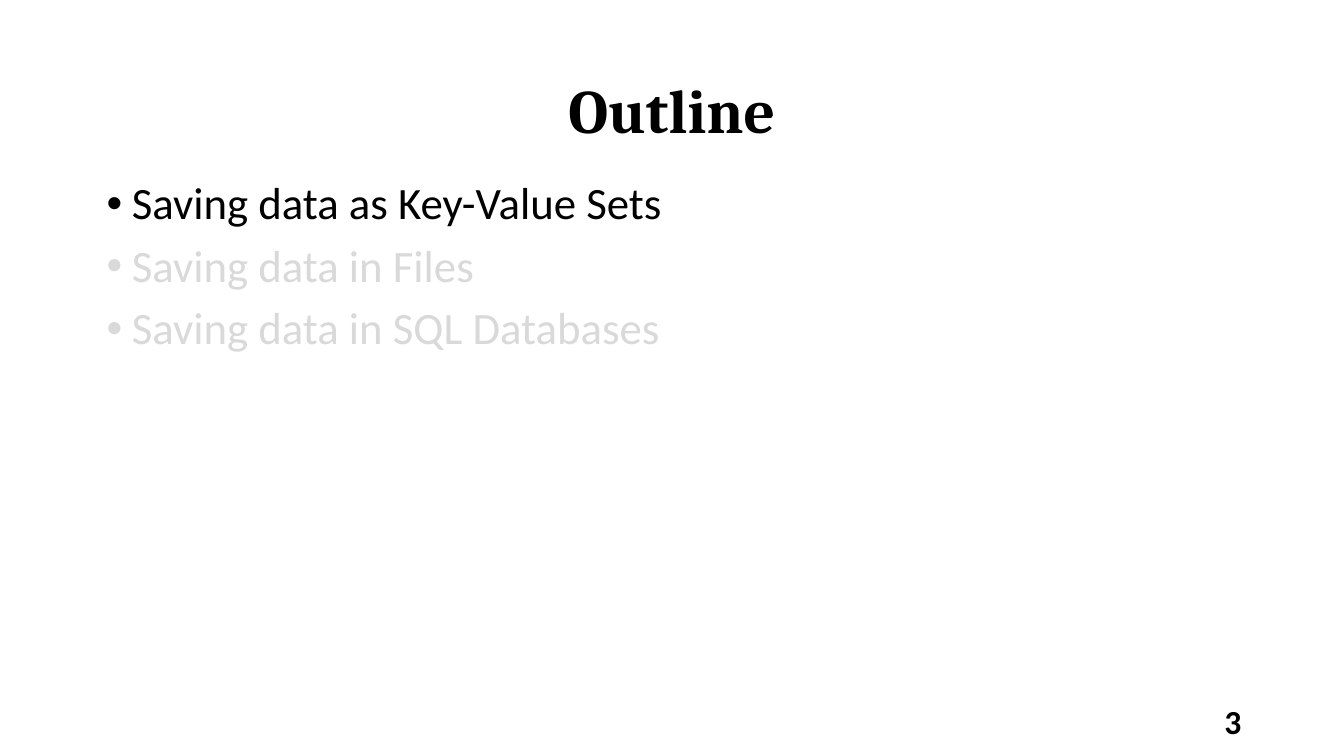
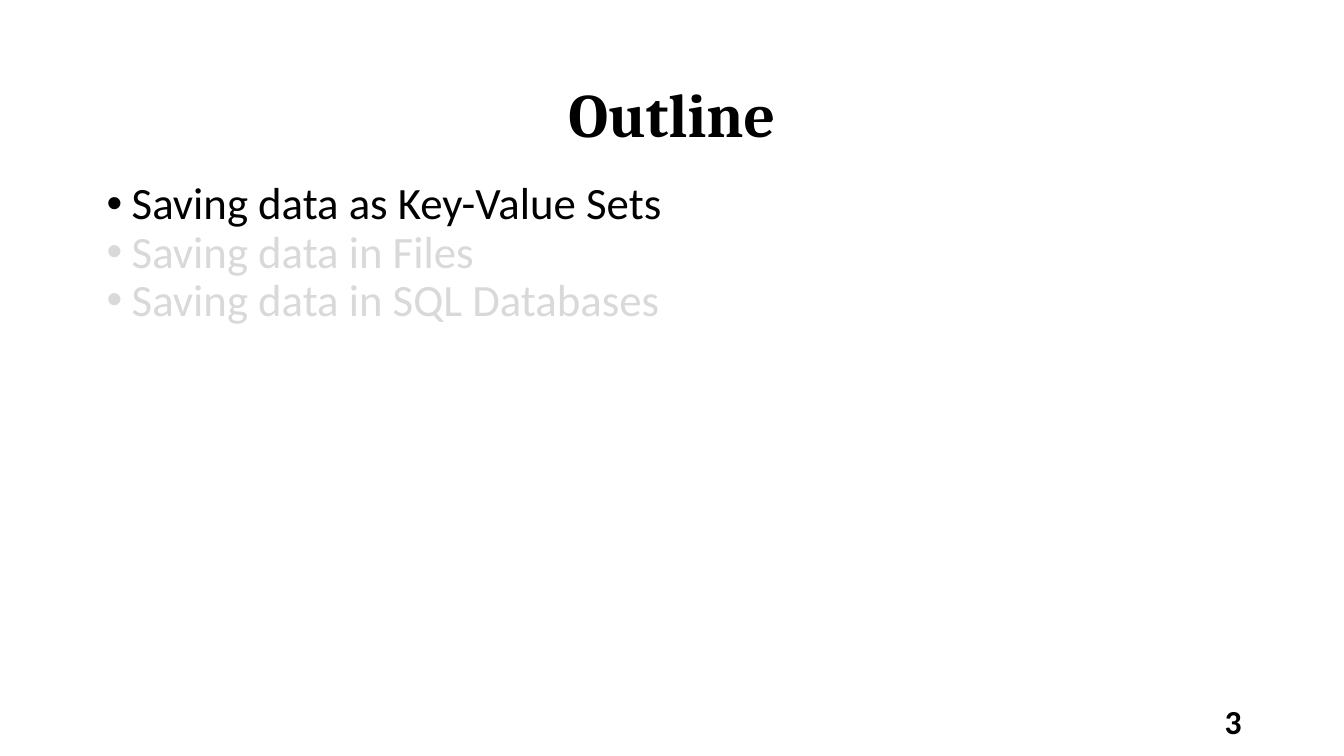
Before and after one commit to varanee/Course, a slide deck: slide 3 of Mobile_App_Dev/Week5/Lec5.pptx. Drawn at 1344x756 pixels with LibreOffice and Linux fonts; fonts in the diff are those of the drawing. Boxes give left, top, right and bottom in pixels: in the first picture for what was removed or moved away, otherwise in the second. Text is boxed around its words. In the diff, an @@ line names an element or a change of style, - is before the commit and + after.

```diff
--- a/Mobile_App_Dev/Week5/Lec5.pptx
+++ b/Mobile_App_Dev/Week5/Lec5.pptx
@@ text "Outline" at (x1=568, y1=94, x2=775, y2=138): line spacing 0.9 to 1 @@
@@ text "Saving data as Key-Value Sets" at (x1=132, y1=188, x2=661, y2=329): less space between paragraphs @@
```
Also in this commit, not shown: 18 other slides changed, 52 other files.
